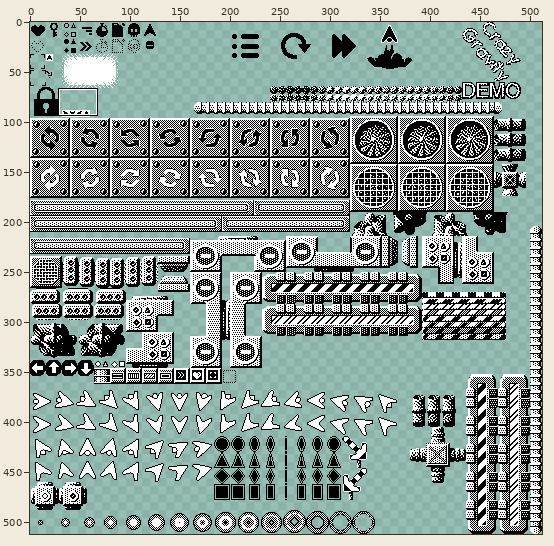
Edited in one commit: sprite sheet (Source/images/sprite_playdate.png). The picture above shows the old version from afar; the outline marks the close-up.
Close-up. Before:
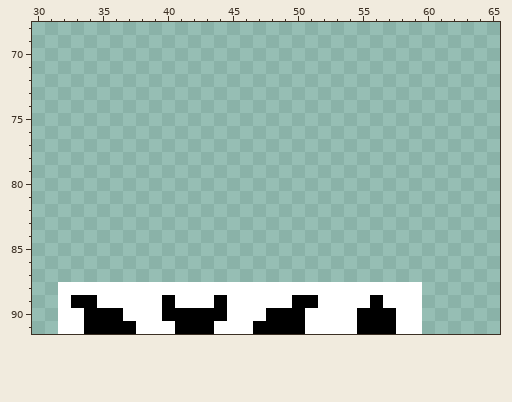
The file is 512x512 pixels. Colours within 5 levels of each other are drawn and written as one. Shown: x 30..65, y 68..91.
The result:
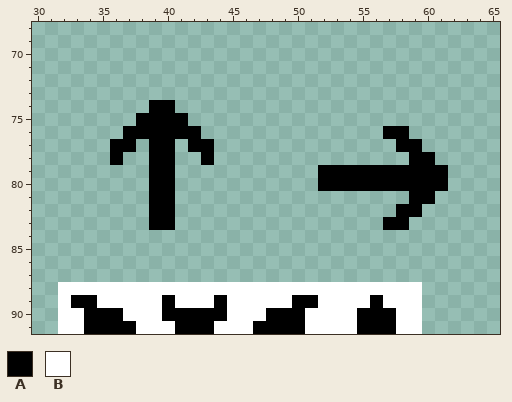
Palette (. is transparent): A #000000  B #ffffff
Changes in this commit:
There is now colour A in row 74 at x 39 to 40; in row 75 at x 38 to 41; in row 76 at x 37 to 42 and 57 to 58; in row 77 at x 36 to 37, 39 to 40, 42 to 43 and 58 to 59; in row 78 at x 36, 39 to 40, 43 and 59 to 60; in rows 79 to 80 at x 39 to 40 and 52 to 61.
There is now colour A in row 81 at x 39 to 40 and 59 to 60; in row 82 at x 39 to 40 and 58 to 59; in row 83 at x 39 to 40 and 57 to 58.
